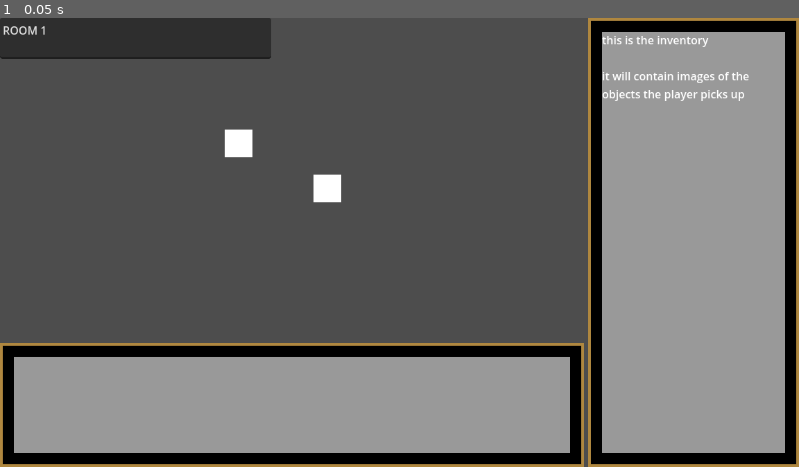
Above: before the commit, frame 1.
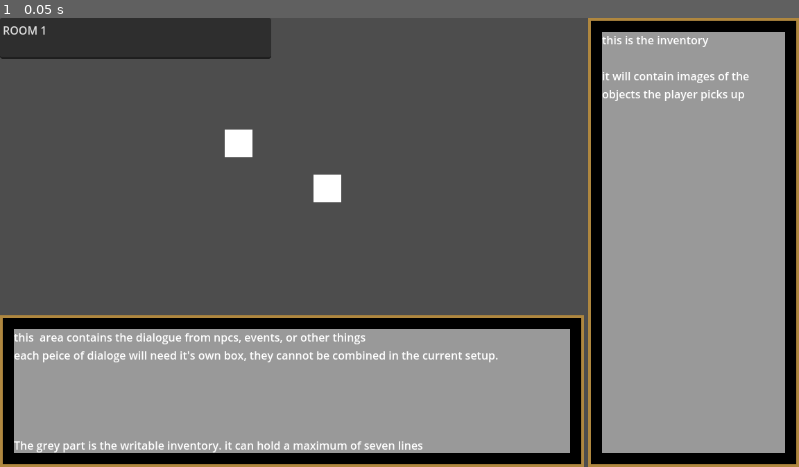
Above: after the commit, the same moment.

Repository: IsaacLandrum/SoulTel
Game: Godot game, scene res://Scenes/Room1.tscn
Same seed, same stepped clock (60 frames per second), same inputs: the game is played once before the commit and once after it.
Inputs:
- Up to frame 1 (0.05 s): no input

The runs differ from the first frame. In frame 1, 7.4% of the frame differs, in the area x 0-74%, y 66-97%.

Commit message:
Fixed ordering.
The text in the dialogue box was not being displayed. Fixed it

Diff:
--- a/Scenes/early_ui.tscn
+++ b/Scenes/early_ui.tscn
@@ -38,21 +38,20 @@
 layout_mode = 2
 theme_override_styles/panel = SubResource("StyleBoxFlat_jyoj1")
 
-[node name="MarginContainer" type="MarginContainer" parent="TextBox/MarginContainer"]
+[node name="MarginContainer2" type="MarginContainer" parent="TextBox/MarginContainer"]
 layout_mode = 2
 theme_override_constants/margin_left = 20
 theme_override_constants/margin_top = 20
 theme_override_constants/margin_right = 20
 theme_override_constants/margin_bottom = 20
 
-[node name="Panel" type="Panel" parent="TextBox/MarginContainer/MarginContainer"]
+[node name="Panel" type="Panel" parent="TextBox/MarginContainer/MarginContainer2"]
 layout_mode = 2
-theme_override_styles/panel = SubResource("StyleBoxFlat_pgs1o")
+theme_override_styles/panel = SubResource("StyleBoxFlat_v6xsf")
 
-[node name="Label" type="Label" parent="TextBox/MarginContainer/MarginContainer"]
+[node name="Label" type="Label" parent="TextBox/MarginContainer/MarginContainer2"]
 custom_minimum_size = Vector2(1, 1)
 layout_mode = 2
-size_flags_vertical = 0
 text = "this  area contains the dialogue from npcs, events, or other things
 each peice of dialoge will need it's own box, they cannot be combined in the current setup.
 
@@ -62,7 +61,6 @@
 The grey part is the writable inventory. it can hold a maximum of seven lines"
 autowrap_mode = 2
 max_lines_visible = 7
-visible_ratio = -0.00628931
 
 [node name="Inventory" type="CanvasLayer" parent="."]
 
@@ -87,6 +85,7 @@
 theme_override_constants/margin_bottom = 20
 
 [node name="Panel" type="Panel" parent="Inventory/MarginContainer/MarginContainer"]
+visibility_layer = 2
 layout_mode = 2
 theme_override_styles/panel = SubResource("StyleBoxFlat_a2bhn")
 
Not shown: 1 places in Scenes/early_ui.tscn that only renumber resources
